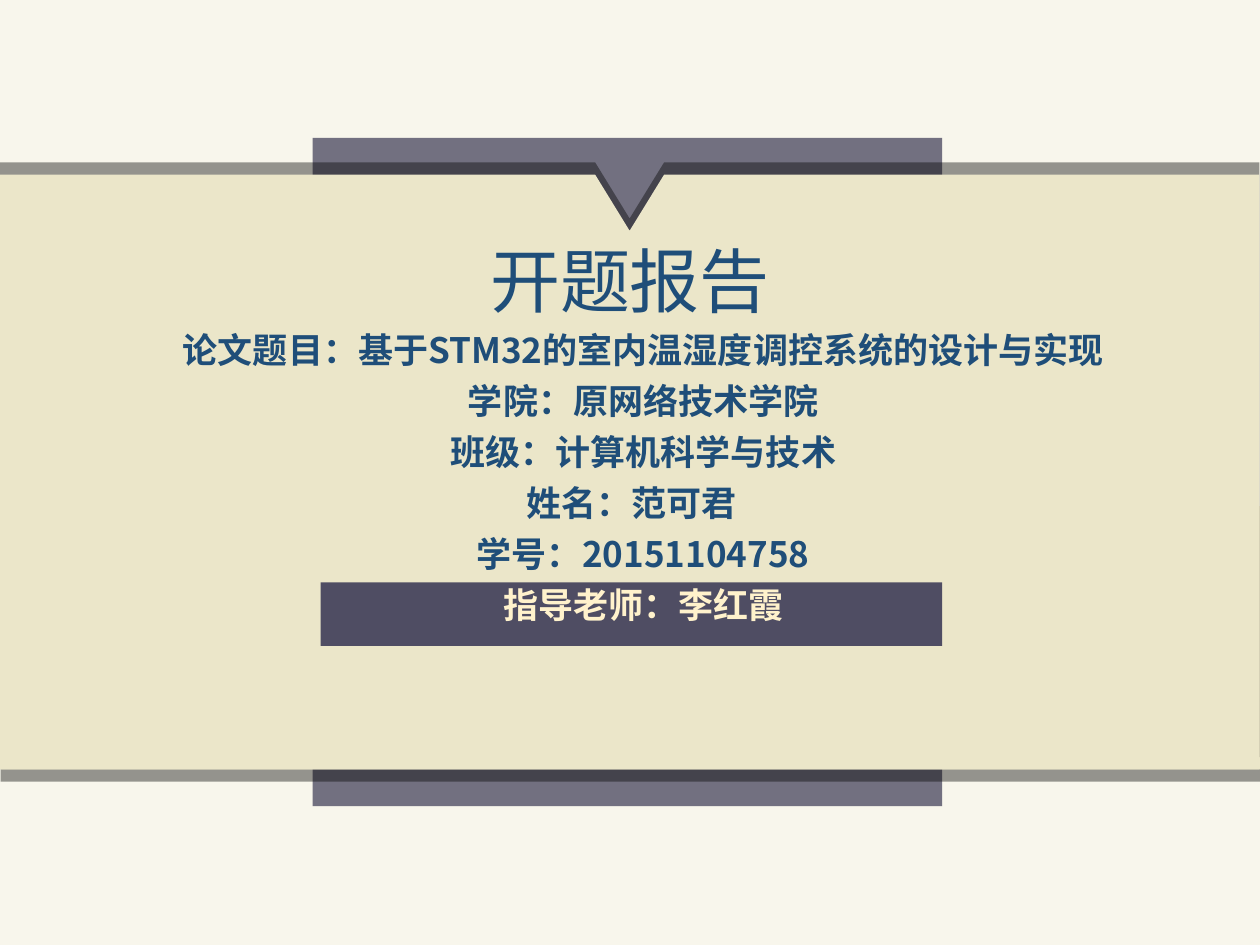
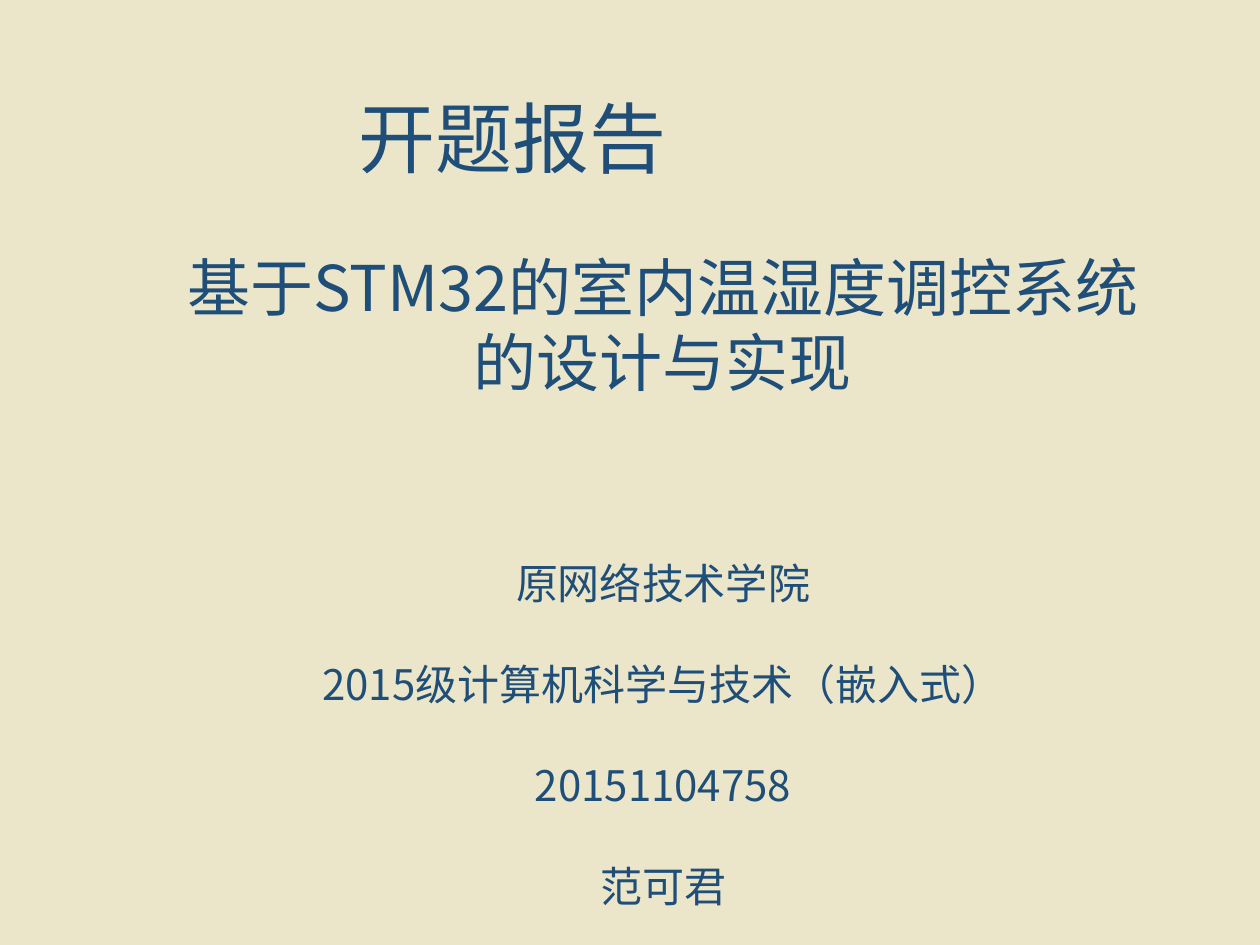
Before and after one commit to xiaojunjun0124/20151104758_fankejun, a slide deck: slide 1 of 20151104758-范可君-基于STM32的温室系统调控的设计与实现开题ppt.ppt. Drawn at 1260x945 pixels with LibreOffice and Linux fonts; fonts in the diff are those of the drawing. Boxes give left, top, right and bottom in pixels: in the first picture for what was removed or moved away, otherwise in the second. Text is boxed around its words. In the diff, an @@ line names an element or a change of style, - is before the commit and + after.

Commit message:
开题报告
毕设材料

```diff
--- a/20151104758-范可君-基于STM32的温室系统调控的设计与实现开题ppt.ppt
+++ b/20151104758-范可君-基于STM32的温室系统调控的设计与实现开题ppt.ppt
@@ background #F8F6EC to #EBE6C9 @@
@@ title "开题报告": place and size @@
-title "开题报告" at (490,248,770,314)
+title "开题报告" at (359,102,667,174)
@@ title "开题报告" at (359,102,667,174): size 40 to 44 pt; alignment centre to left; vertical alignment bottom to middle @@
@@ rectangle removed at (312,137,942,806) @@
@@ freeform shape removed at (0,175,1260,770) @@
@@ text added at (188,257,1139,316), 36 pt, text #1F4E79 @@
+基于STM32的室内温湿度调控系统的设计与实现
@@ subtitle removed at (183,333,1104,621) @@
-论文题目：基于STM32的室内温湿度调控系统的设计与实现
-学院：原网络技术学院
-班级：计算机科学与技术
-姓名：范可君
-学号：20151104758
-指导老师：李红霞
@@ freeform shape removed at (0,507,1260,770) @@
@@ text added at (322,563,1003,906), 24 pt, text #1F4E79 @@
+原网络技术学院
+2015级计算机科学与技术（嵌入式）
+20151104758
+范可君
@@ rectangle removed at (321,582,942,646) @@
```
Also in this commit, not shown: 5 other slides changed, 2 other files.
